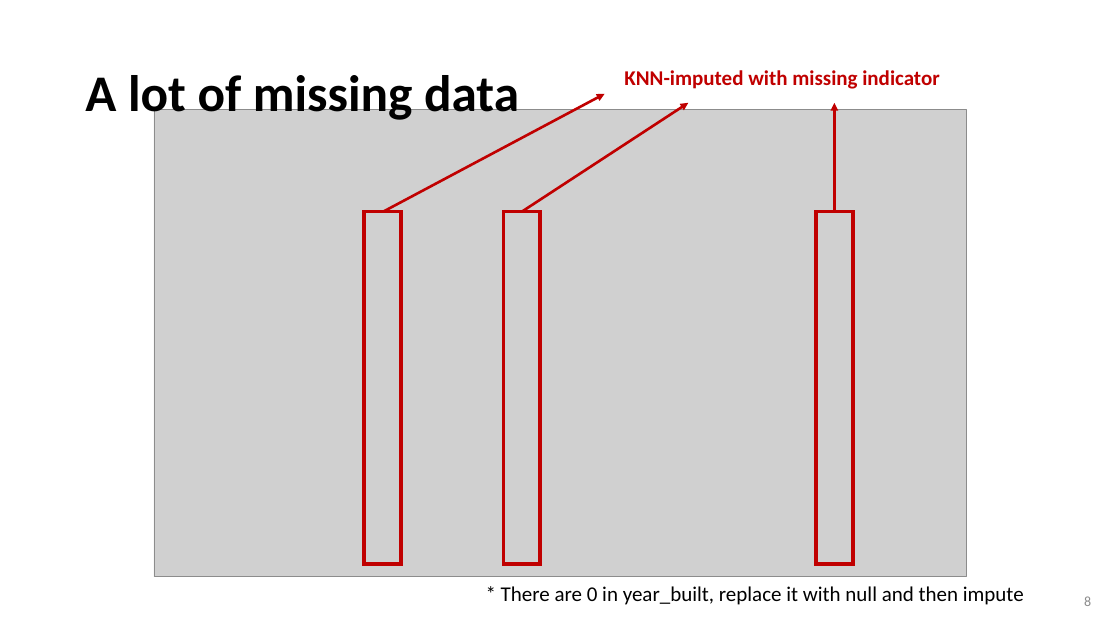
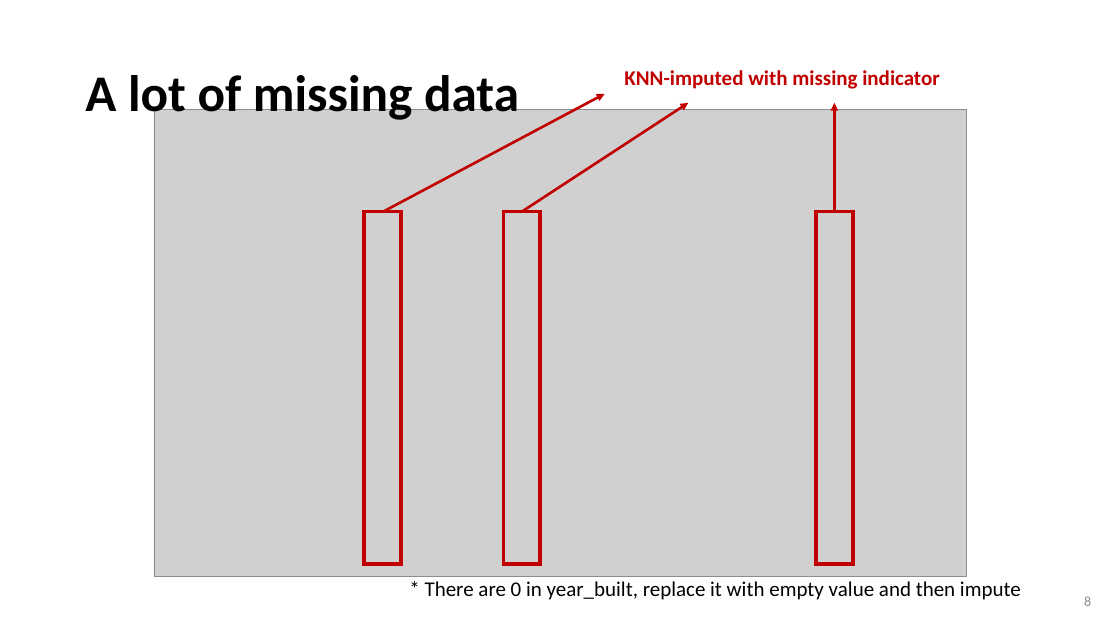
Before and after one commit to wtwwitt/project_2_bangkok_housing_price, a slide deck: slide 8 of presentation/Bangkok Housing Price Prediction for buyers and sellers.pptx. Drawn at 1120x630 pixels with LibreOffice and Linux fonts; fonts in the diff are those of the drawing; grey boxes stand for pictures. Boxes give left, top, right and bottom in pixels: in the first picture for what was removed or moved away, otherwise in the second. Text is boxed around its words. In the diff, an @@ line names an element or a change of style, - is before the commit and + after.

```diff
--- a/presentation/Bangkok Housing Price Prediction for buyers and sellers.pptx
+++ b/presentation/Bangkok Housing Price Prediction for buyers and sellers.pptx
@@ text at (425, 581, 1021, 600): text changed @@
-* There are 0 in year_built, replace it with null and then impute
+* There are 0 in year_built, replace it with empty value and then impute
```
Also in this commit, not shown: 8 other slides changed, 1 slide added, 3 other files.
